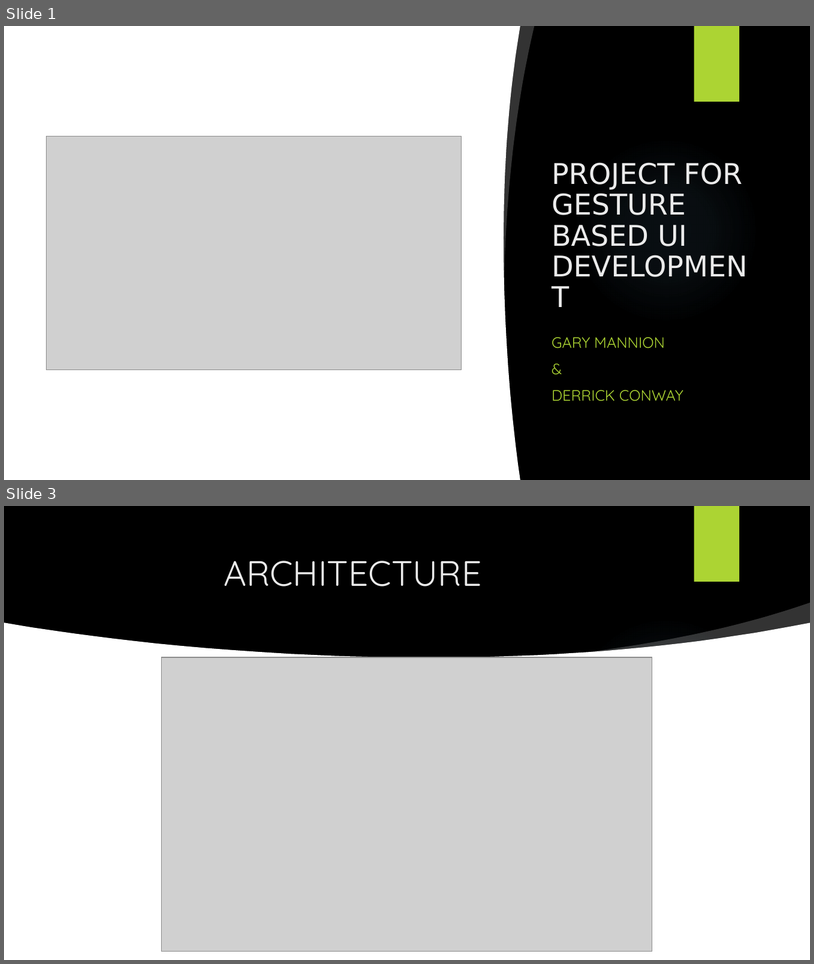
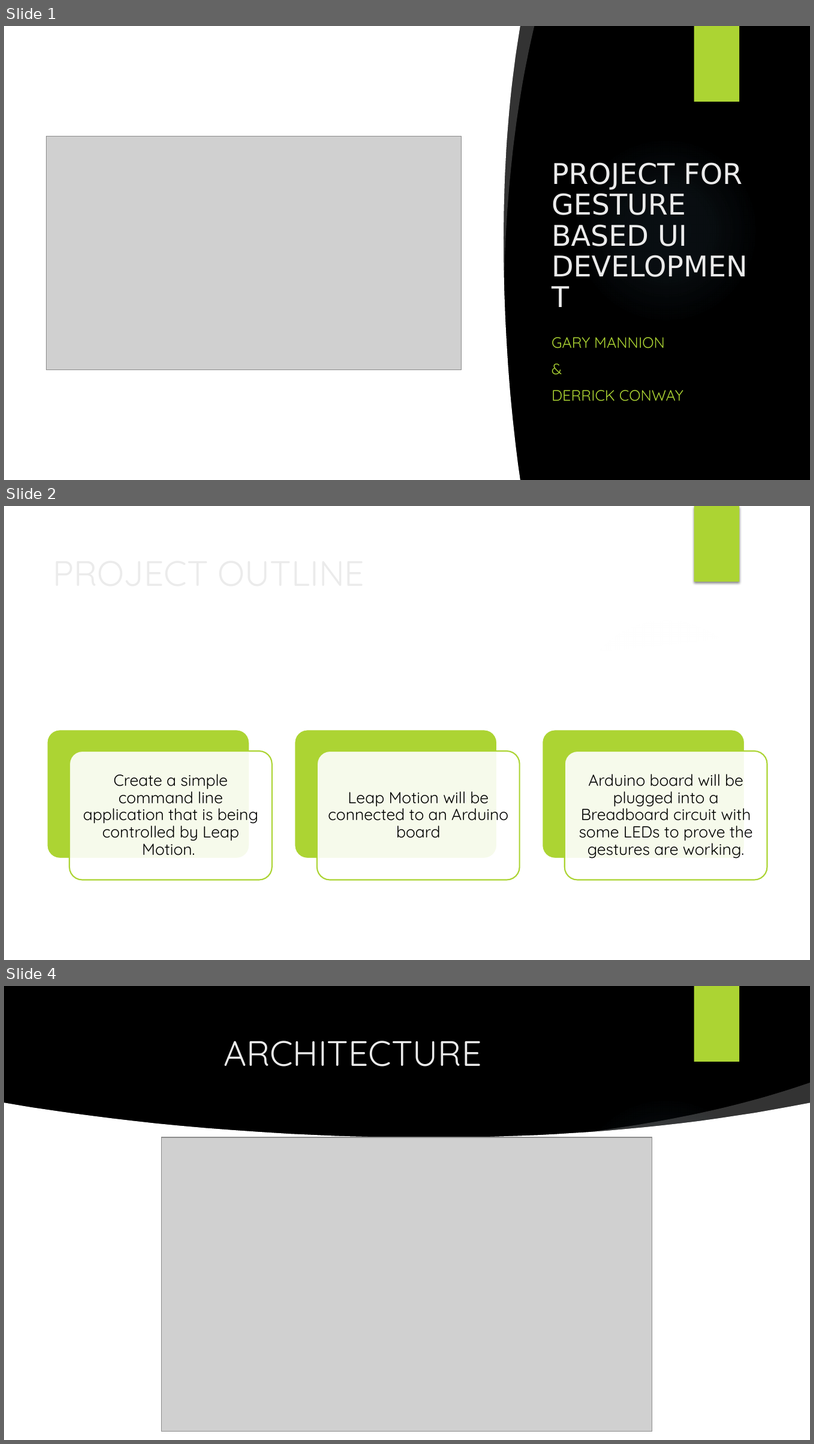
Before and after one commit to Gazza1996/Gesture-Based-UI, a slide deck: Presentation/PROJECT FOR GESTURE BASED UI DEVELOPMENT.pptx. Shown one above the other, each under a label of ours: slides 1 and 3 before the commit, slides 1, 2 and 4 after it; the slides between them are not shown. The pictures are 814x964 and 814x1444 pixels, drawn with LibreOffice and Linux fonts; fonts in the diff are those of the drawing; grey boxes stand for pictures; background and template pictures are left out. Boxes give left, top, right and bottom in pixels: in the first picture for what was removed or moved away, otherwise in the second. Text is boxed around its words. In the diff, an @@ line names an element or a change of style, - is before the commit and + after.

```diff
--- a/Presentation/PROJECT FOR GESTURE BASED UI DEVELOPMENT.pptx
+++ b/Presentation/PROJECT FOR GESTURE BASED UI DEVELOPMENT.pptx
@@ slide 2 added at [4, 506, 810, 960], background picture (left out) @@
@@ rectangle added at [694, 506, 740, 582], fill #ACD433 @@
@@ title added at [47, 548, 659, 615], 42 pt, text #EBEBEB @@
+PROJECT OUTLINE
@@ freeform shape added at [581, 603, 810, 657], fill #FFFFFF at 20% opacity @@
@@ freeform shape added at [4, 623, 810, 960], fill #FFFFFF @@
@@ ellipse added at [573, 617, 759, 803], fill gradient #F7F7F7 @@
@@ group added at [47, 729, 767, 880]: 6 rounded rectangles, 3 texts @@
+Create a simple command line application that is being controlled by Leap Motion.
+Leap Motion will be connected to an Arduino board
+Arduino board will be plugged into a Breadboard circuit with some LEDs to prove the gestures are working.
@@ what was slide 3 is now slide 4 @@
```
Also in this commit, not shown: 1 slide changed, 2 other slides added.
